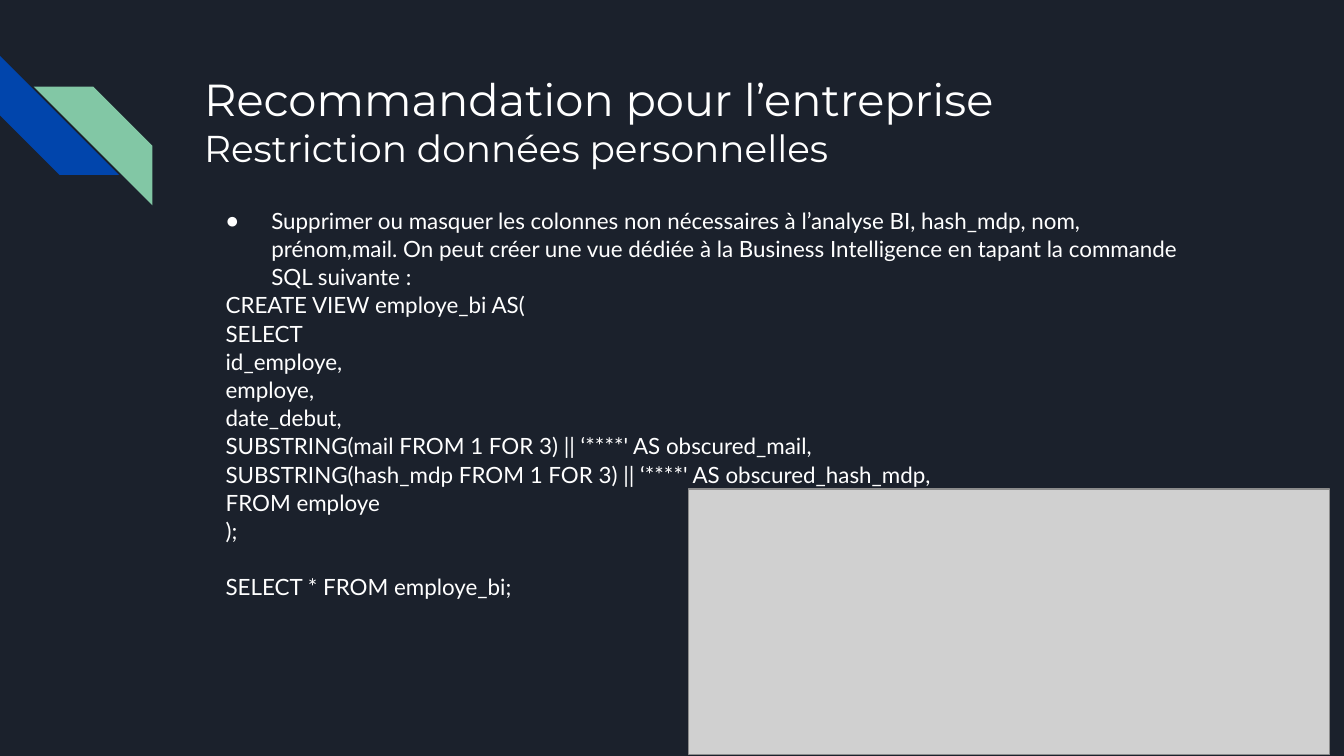
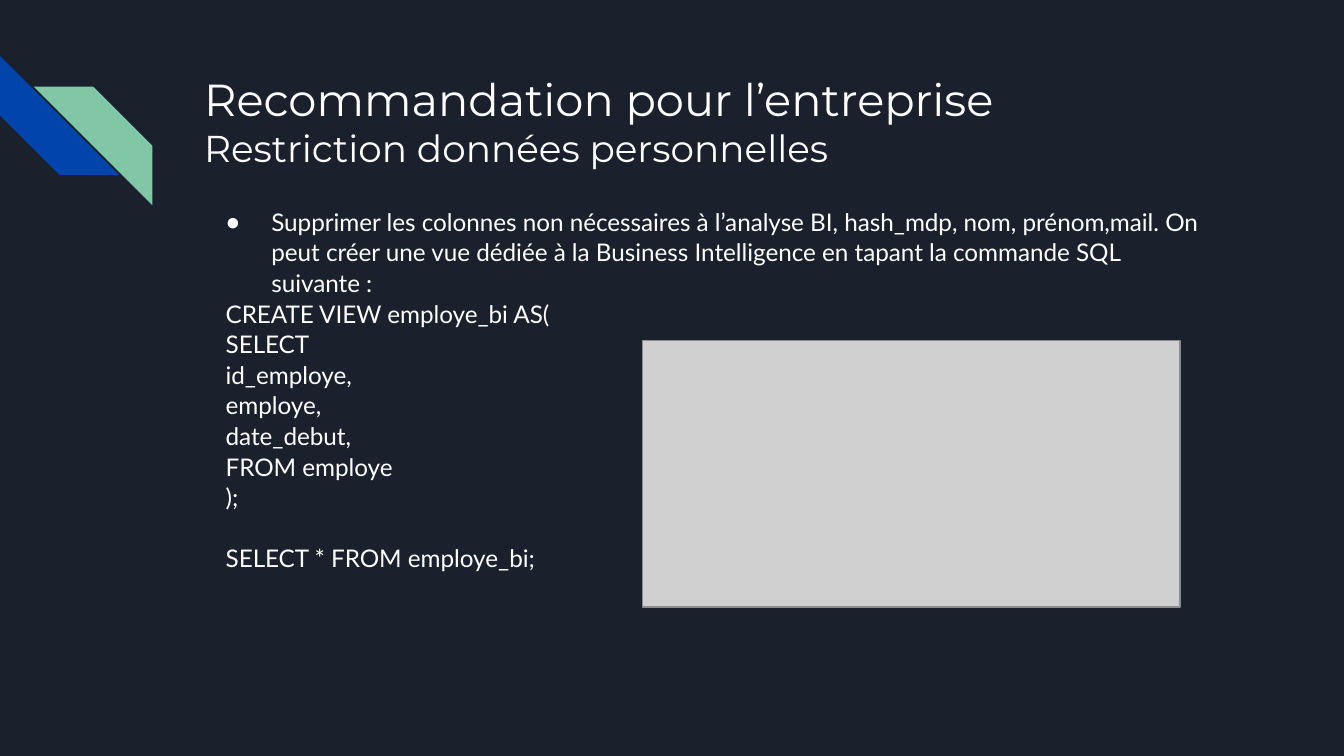
Before and after one commit to Sebules/Project_4_OpenClassrooms_Data_Engineer, a slide deck: slide 17 of presentation_sebastien_ulesie.pptx. Drawn at 1344x756 pixels with LibreOffice and Linux fonts; fonts in the diff are those of the drawing; grey boxes stand for pictures. Boxes give left, top, right and bottom in pixels: in the first picture for what was removed or moved away, otherwise in the second. Text is boxed around its words. In the diff, an @@ line names an element or a change of style, - is before the commit and + after.

Commit message:
version du 19/05/2026

```diff
--- a/presentation_sebastien_ulesie.pptx
+++ b/presentation_sebastien_ulesie.pptx
@@ text at <box>271,212,1198,292</box>: text changed; size 12 to 13 pt @@
-● Supprimer ou masquer les colonnes non nécessaires à l’analyse BI, hash_mdp, nom, prénom,mail. On peut créer une vue dédiée à la Business Intelligence en tapant la commande SQL suivante :
+● Supprimer les colonnes non nécessaires à l’analyse BI, hash_mdp, nom, prénom,mail. On peut créer une vue dédiée à la Business Intelligence en tapant la commande SQL suivante :
@@ text at <box>226,304,549,571</box>: size 12 to 13 pt in "CREATE VIEW employe_bi AS(", "SELECT", "id_employe,", "employe," and 4 more places @@
@@ picture added at <box>642,340,1180,606</box> @@
@@ text at <box>226,437,931,487</box>: paragraphs removed @@
-SUBSTRING(mail FROM 1 FOR 3) || ‘****' AS obscured_mail,
-SUBSTRING(hash_mdp FROM 1 FOR 3) || ‘****' AS obscured_hash_mdp,
@@ picture removed at <box>688,489,1329,754</box> @@
```
Also in this commit, not shown: 3 other slides changed, 3 slides added.
